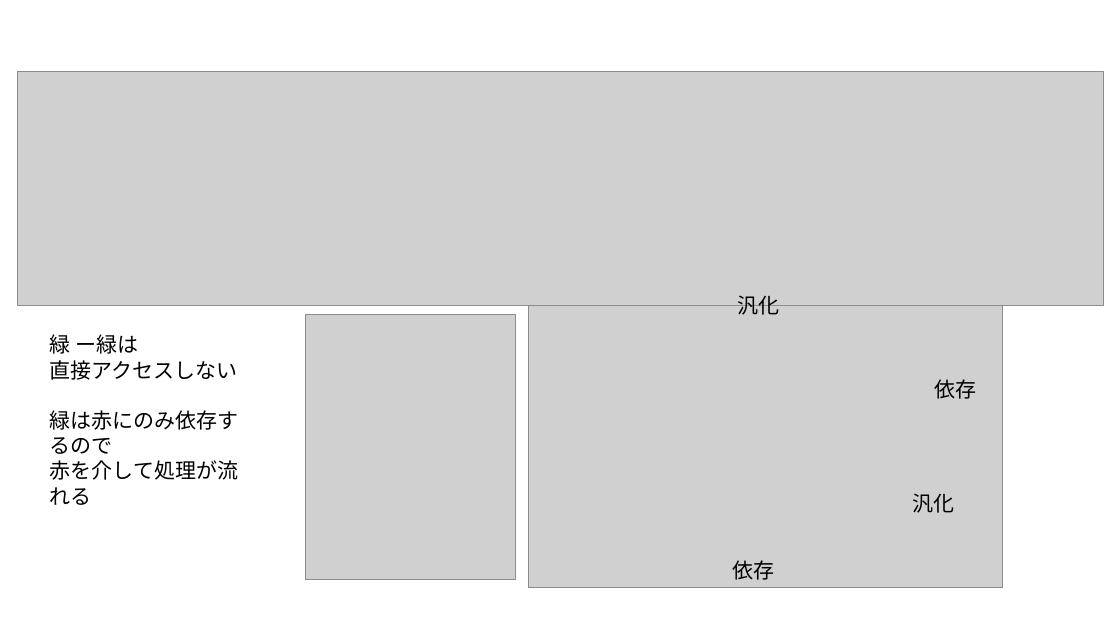
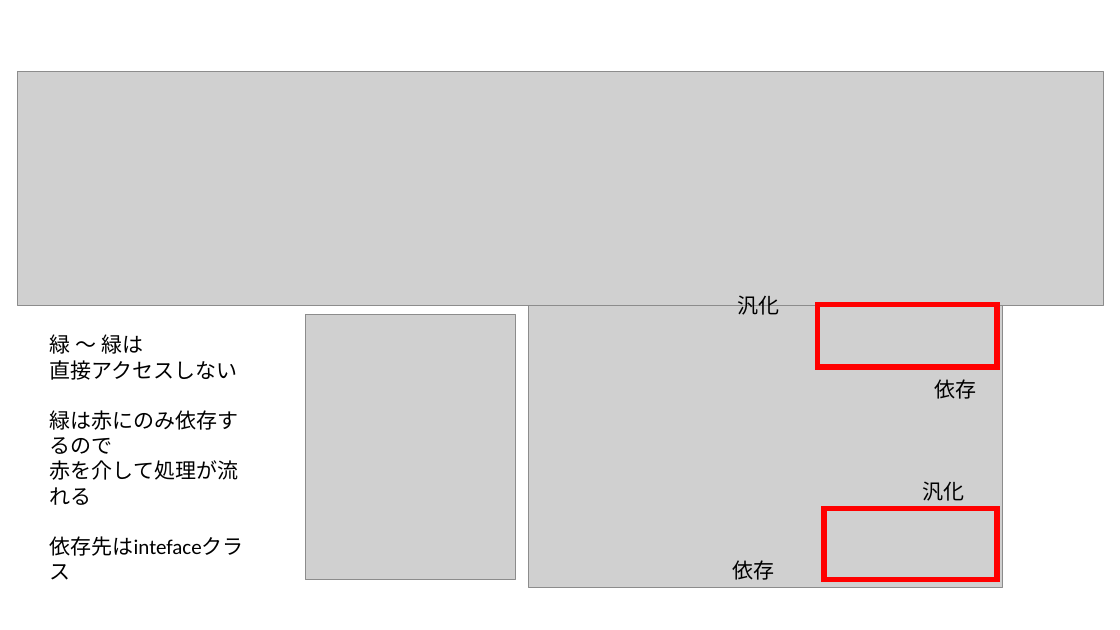
Before and after one commit to kasai-suika/Document, a slide deck: slide 5 of 勉強/クリーンアーキテクチャ/クリーンアーキテクチャ.pptx (slide 3 before the commit). Drawn at 1120x630 pixels with LibreOffice and Linux fonts; fonts in the diff are those of the drawing; grey boxes stand for pictures. Boxes give left, top, right and bottom in pixels: in the first picture for what was removed or moved away, otherwise in the second. Text is boxed around its words. In the diff, an @@ line names an element or a change of style, - is before the commit and + after.

```diff
--- a/勉強/クリーンアーキテクチャ/クリーンアーキテクチャ.pptx
+++ b/勉強/クリーンアーキテクチャ/クリーンアーキテクチャ.pptx
@@ rectangle added at box(818, 305, 997, 367), outline #FF0000 4.5 pt @@
@@ text at box(50, 334, 143, 354): text changed @@
-緑 ー緑は
+緑 ～ 緑は
@@ text "汎化": place and size @@
-text "汎化" at box(912, 494, 954, 513)
+text "汎化" at box(923, 482, 965, 501)
@@ rectangle added at box(824, 508, 997, 580), outline #FF0000 4.5 pt @@
@@ text at box(50, 536, 244, 556): paragraph added @@
+依存先はintefaceクラス
```
Also in this commit, not shown: 1 other slide changed, 3 slides added.
